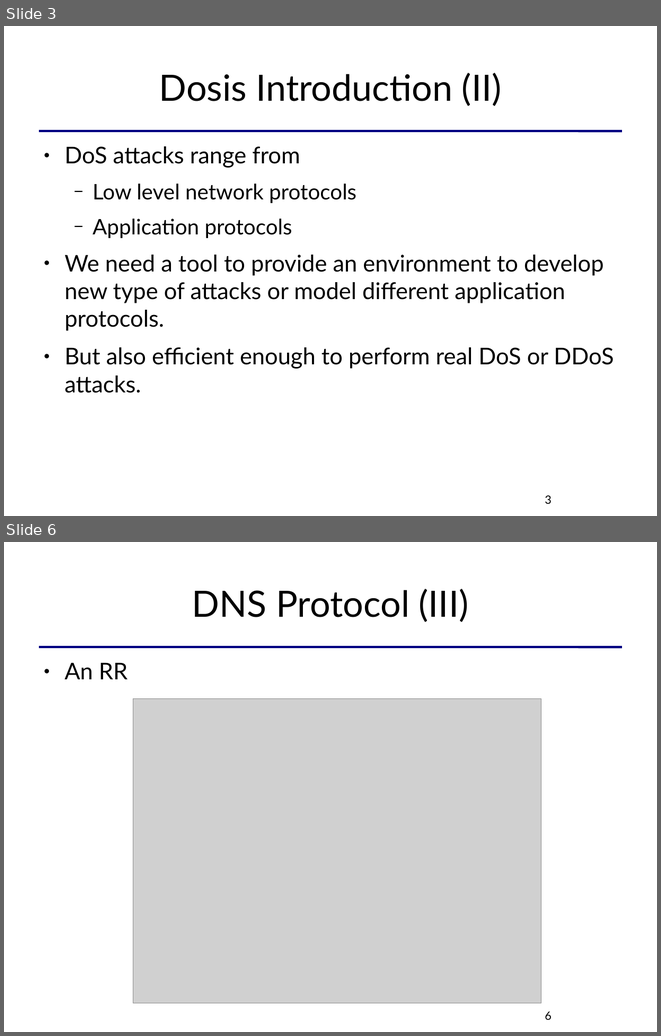
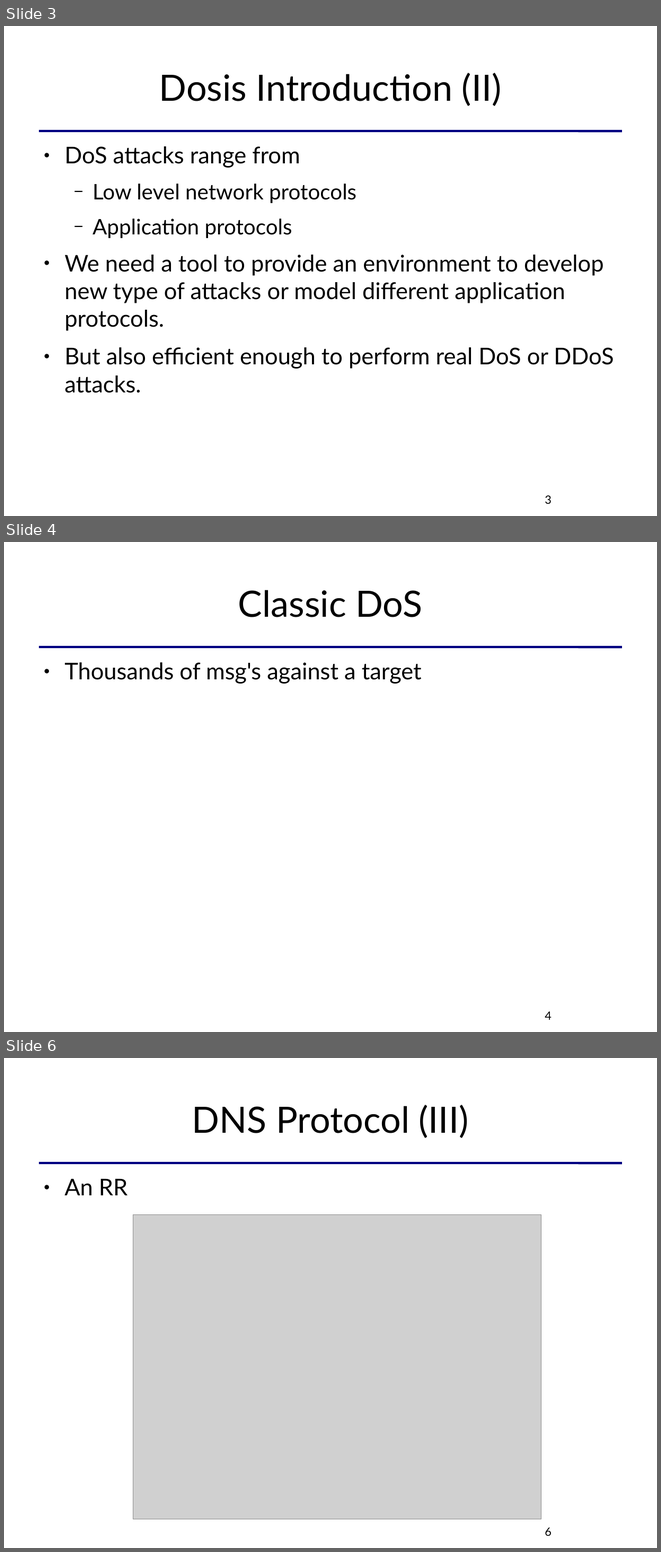
Before and after one commit to killabytenow/dosis, a slide deck: doc/Dosis-SCG-2009.odp. Shown one above the other, each under a label of ours: slides 3 and 6 before the commit, slides 3, 4 and 6 after it; the slides between them are not shown. The pictures are 661x1036 and 661x1552 pixels, drawn with LibreOffice and Linux fonts; fonts in the diff are those of the drawing; grey boxes stand for pictures. Boxes give left, top, right and bottom in pixels: in the first picture for what was removed or moved away, otherwise in the second. Text is boxed around its words. In the diff, an @@ line names an element or a change of style, - is before the commit and + after.

```diff
--- a/doc/Dosis-SCG-2009.odp
+++ b/doc/Dosis-SCG-2009.odp
@@ slide 4 added at bbox=[4, 542, 657, 1032], background #FFFFFF; not listed: 1 template element that a slide beside it also shows @@
@@ title added at bbox=[238, 590, 422, 617], 44 pt, text #000000 @@
+Classic DoS
@@ text added at bbox=[64, 662, 422, 684], 28 pt, text #000000 @@
+● Thousands of msg's against a target
@@ page number added at bbox=[545, 1011, 551, 1020], 14 pt, text #000000 @@
+4
```
Also in this commit, not shown: 1 other slide added, 2 slides removed.
